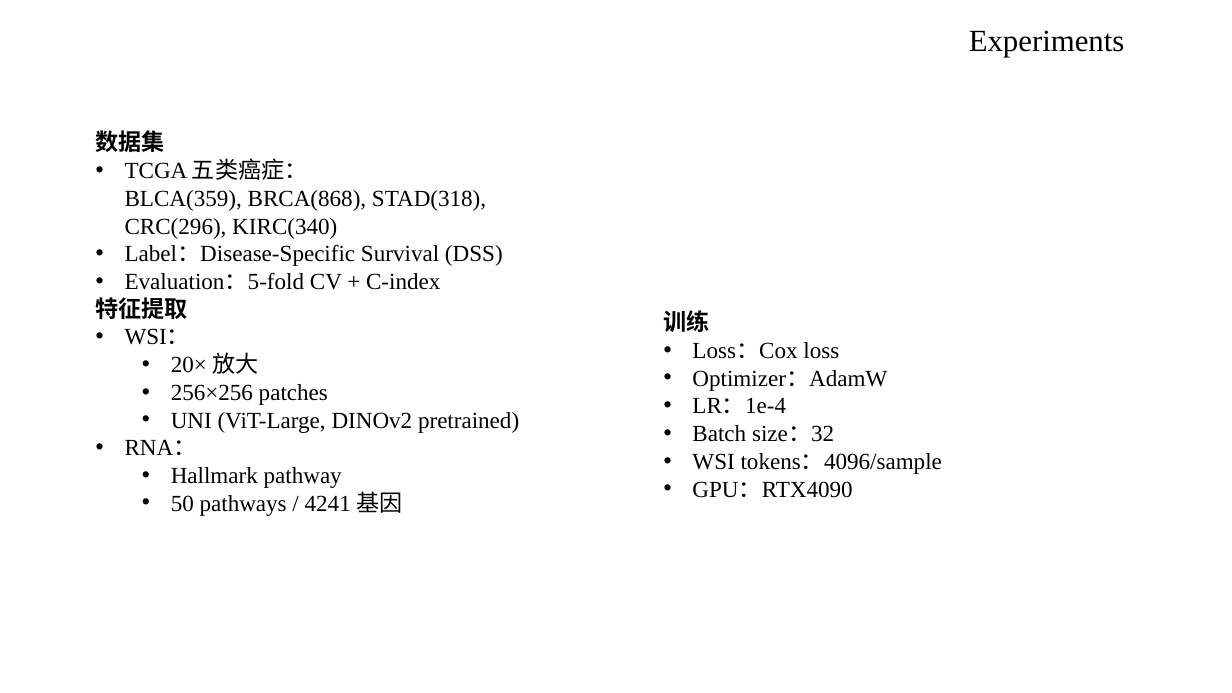
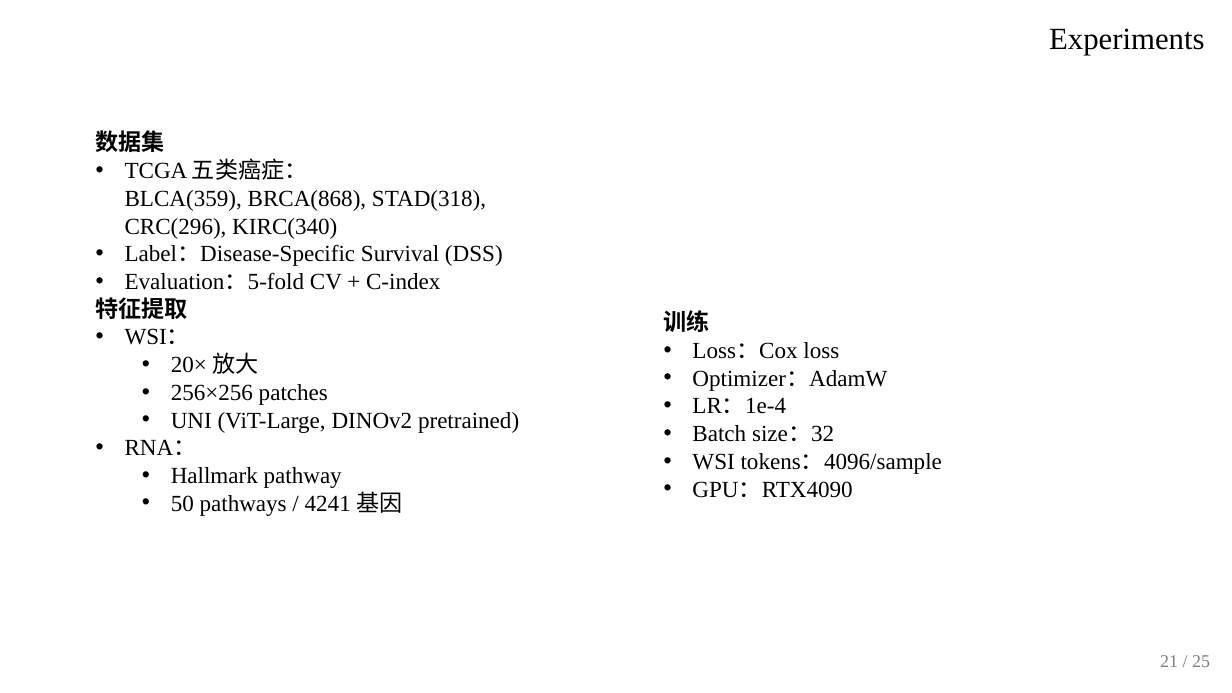
Before and after one commit to Skywalkerjieee/paper-sharing-ppt, a slide deck: slide 21 of assets/paper-sharing-style-reference.pptx. Drawn at 1232x693 pixels with LibreOffice and Linux fonts; fonts in the diff are those of the drawing. Boxes give left, top, right and bottom in pixels: in the first picture for what was removed or moved away, otherwise in the second. Text is boxed around its words. In the diff, an @@ line names an element or a change of style, - is before the commit and + after.

```diff
--- a/assets/paper-sharing-style-reference.pptx
+++ b/assets/paper-sharing-style-reference.pptx
@@ text "Experiments": place and size @@
-text "Experiments" at [969,30,1125,57]
+text "Experiments" at [1049,28,1205,55]
@@ text "Experiments" at [1049,28,1205,55]: alignment left to right @@
@@ text added at [1160,655,1210,667], 14 pt, text #7F7F7F @@
+21 / 25
```
Also in this commit, not shown: 21 other slides changed, 3 slides added, 3 slides removed, 9 other files.
